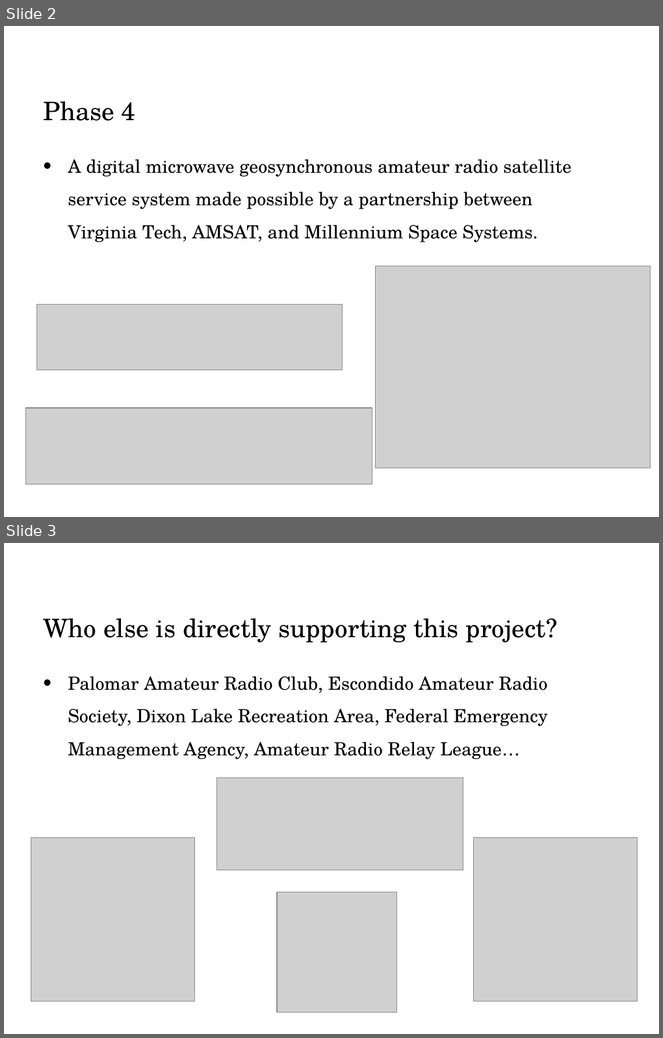
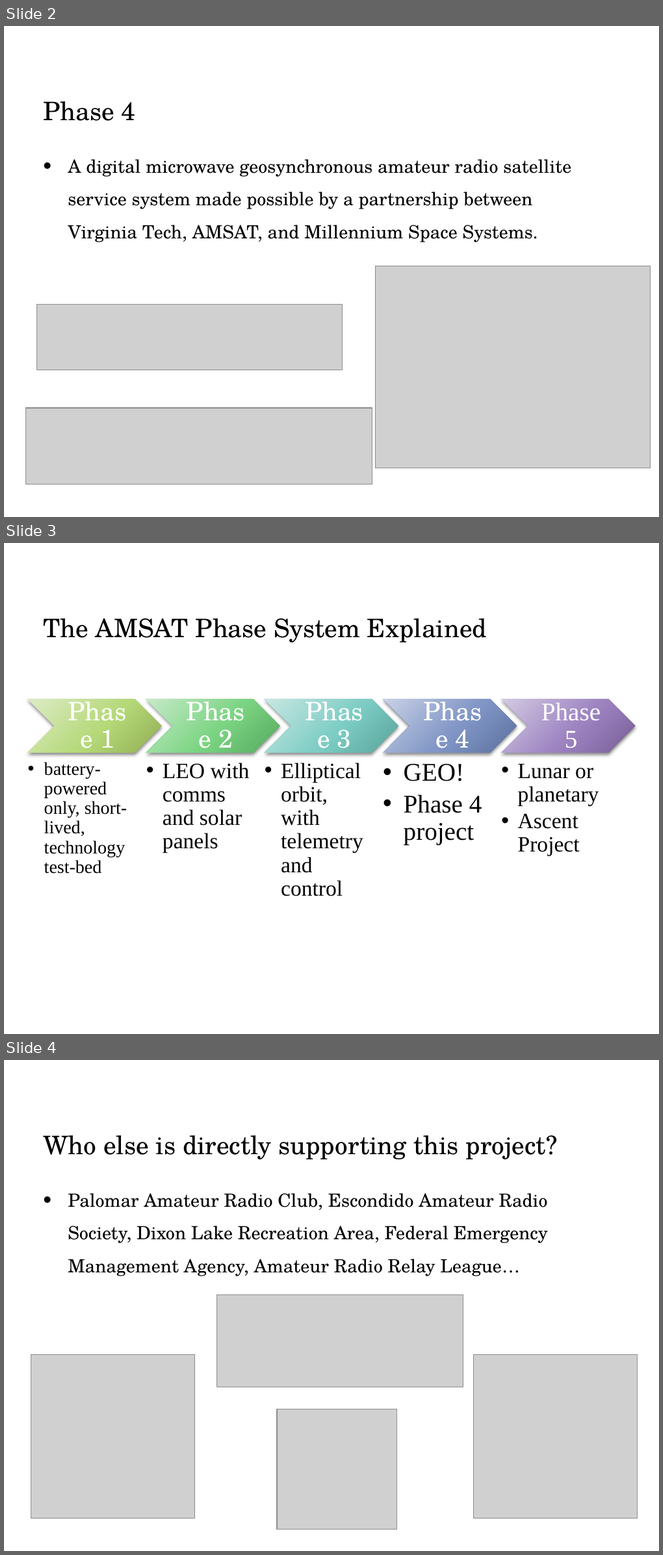
Before and after one commit to OpenResearchInstitute/documents, a slide deck: Papers_and_Presentations/PARC_4on4.pptx. Shown one above the other, each under a label of ours: slides 2 and 3 before the commit, slides 2, 3 and 4 after it. The pictures are 663x1038 and 663x1555 pixels, drawn with LibreOffice and Linux fonts; fonts in the diff are those of the drawing; grey boxes stand for pictures; background and template pictures are left out. Boxes give left, top, right and bottom in pixels: in the first picture for what was removed or moved away, otherwise in the second. Text is boxed around its words. In the diff, an @@ line names an element or a change of style, - is before the commit and + after.

Commit message:
Explained Phase System
Added slides about AMSAT and the phase system.

```diff
--- a/Papers_and_Presentations/PARC_4on4.pptx
+++ b/Papers_and_Presentations/PARC_4on4.pptx
@@ slide 3 added at (x1=4, y1=543, x2=659, y2=1034), background #FFFFFF @@
@@ title added at (x1=43, y1=618, x2=487, y2=642), 28 pt, text #000000 @@
+The AMSAT Phase System Explained
@@ group added at (x1=27, y1=699, x2=635, y2=897): 10 texts, 5 chevrons @@
+Phase 1
+  •• battery-powered only, short-lived, technology test-bed
+Phase 2
+  •• LEO with comms and solar panels
+Phase 3
+  •• Elliptical orbit, with telemetry and control
+Phase 4
+  •• GEO!
+  •• Phase 4 project
+Phase 5
+  •• Lunar or planetary
+  •• Ascent Project
@@ what was slide 3 is now slide 4 @@
```
Also in this commit, not shown: 1 slide removed.
